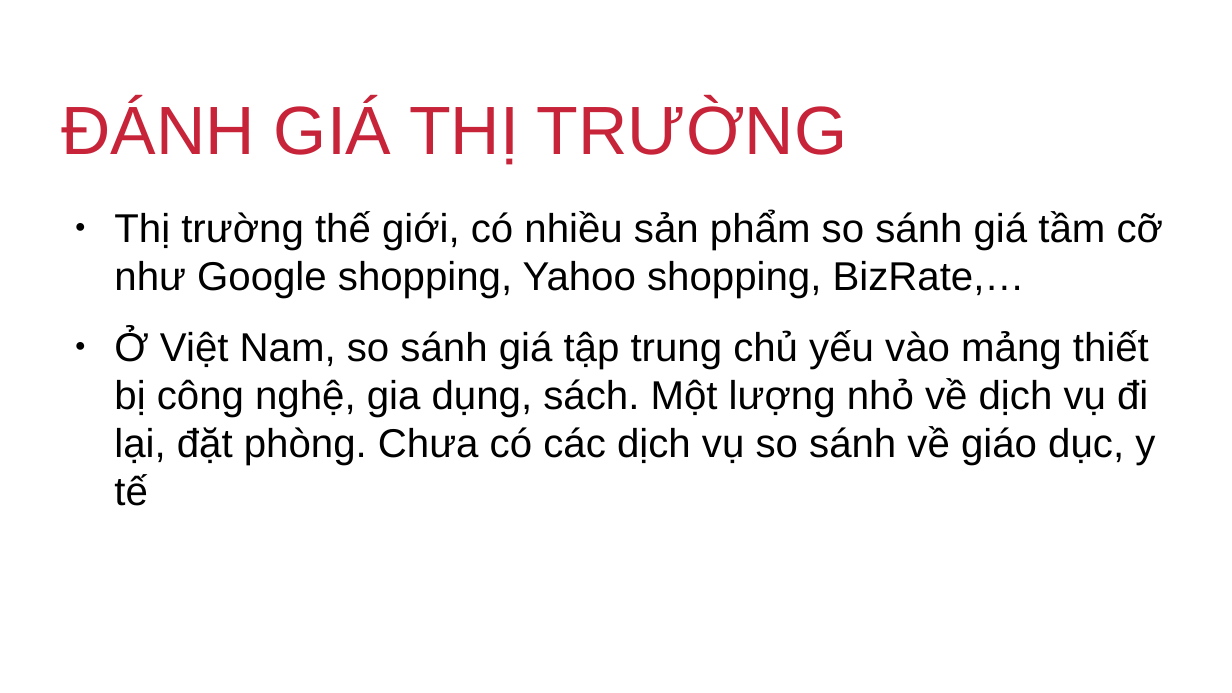
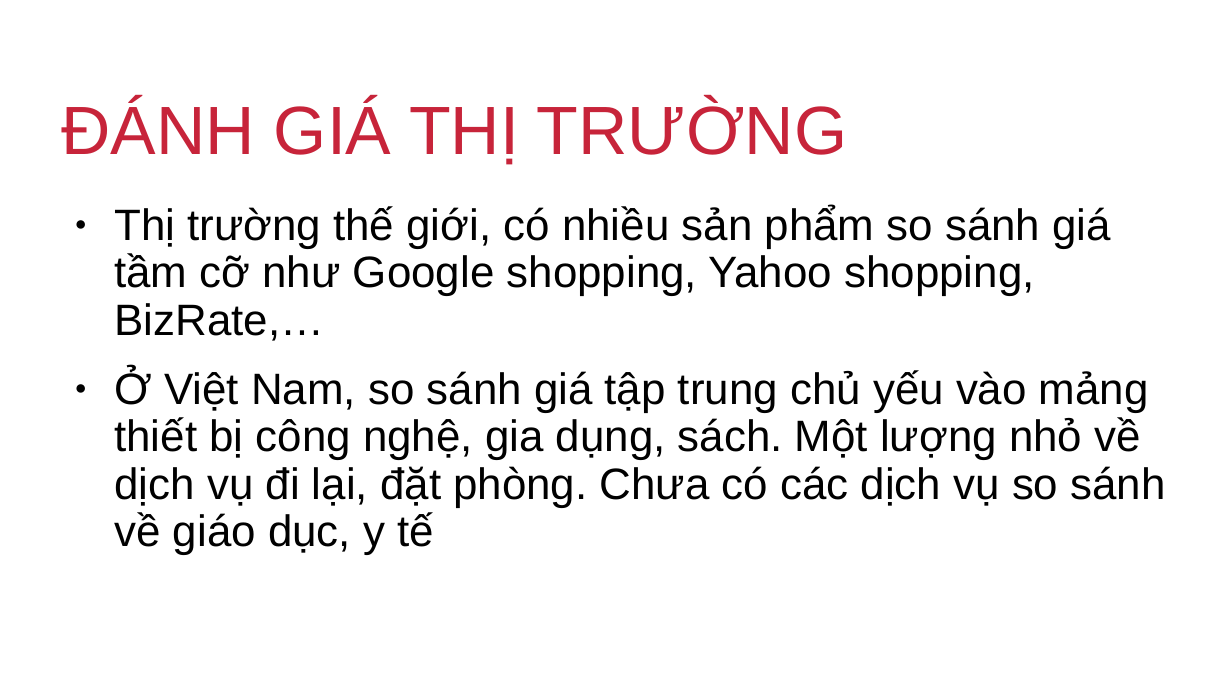
Before and after one commit to MaoBui2907/sosanh.ga, a slide deck: slide 5 of Plan/Report.pptx. Drawn at 1232x693 pixels with LibreOffice and Linux fonts; fonts in the diff are those of the drawing; background and template pictures are left out. Boxes give left, top, right and bottom in pixels: in the first picture for what was removed or moved away, otherwise in the second. Text is boxed around its words. In the diff, an @@ line names an element or a change of style, - is before the commit and + after.

```diff
--- a/Plan/Report.pptx
+++ b/Plan/Report.pptx
@@ text "Thị trường thế giới, có ..." at (x1=114, y1=205, x2=1166, y2=555): size 25.9 to 28.3 pt; line spacing 1 to 0.9 @@
```
Also in this commit, not shown: 11 other slides changed.
